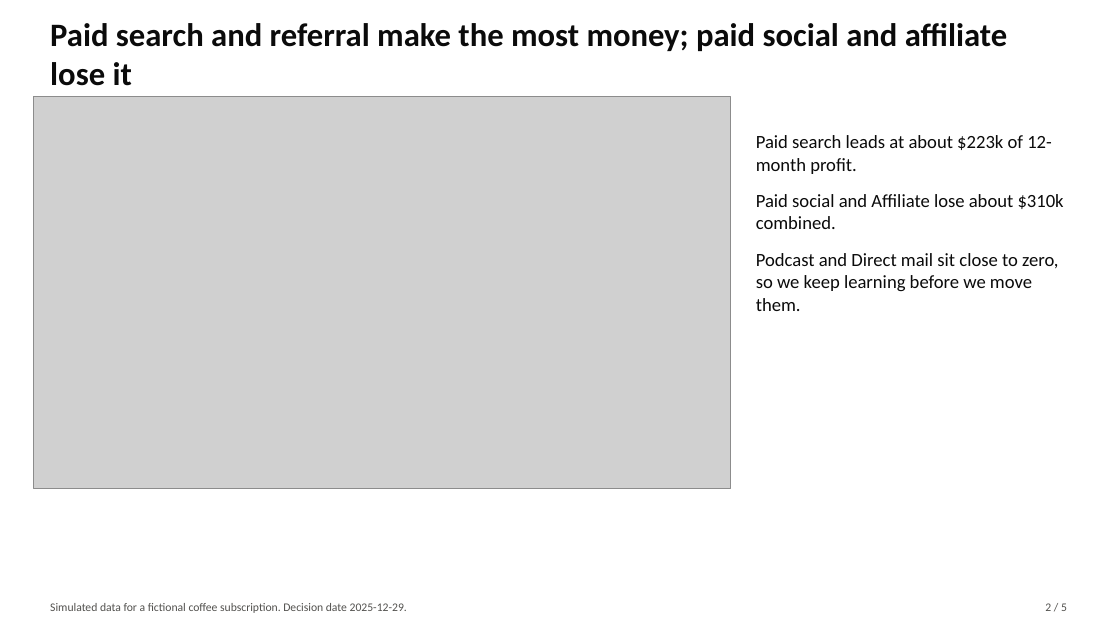
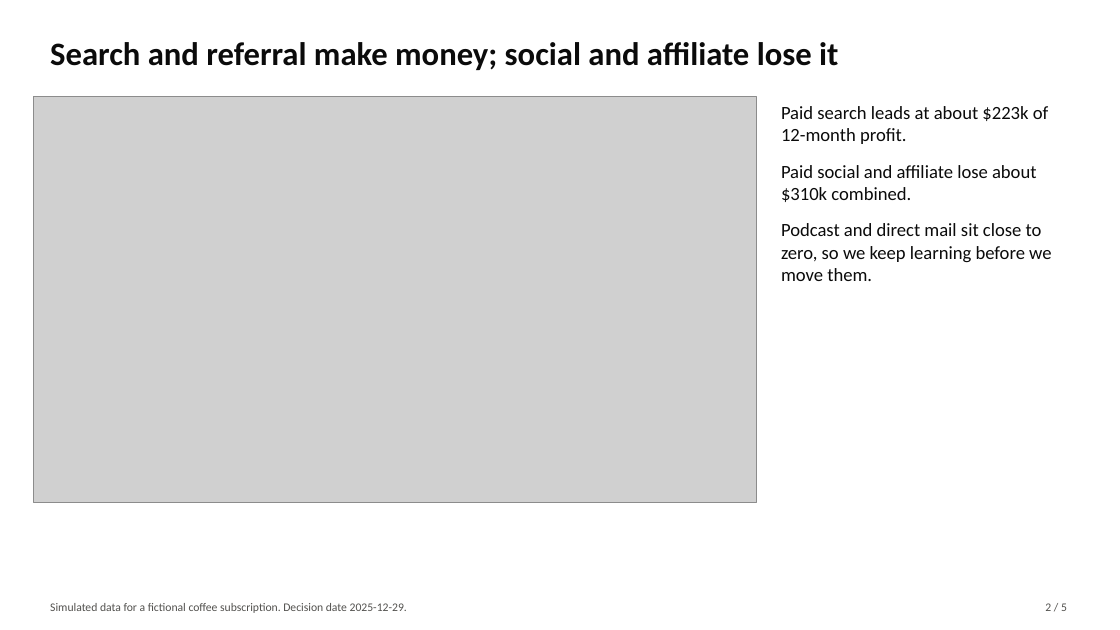
Before and after one commit to danwaseem/acquisition-channel-review, a slide deck: slide 2 of deck/readout.pptx. Drawn at 1120x630 pixels with LibreOffice and Linux fonts; fonts in the diff are those of the drawing; grey boxes stand for pictures. Boxes give left, top, right and bottom in pixels: in the first picture for what was removed or moved away, otherwise in the second. Text is boxed around its words. In the diff, an @@ line names an element or a change of style, - is before the commit and + after.

Commit message:
Polish stakeholder deck and keep tests from rewriting it

```diff
--- a/deck/readout.pptx
+++ b/deck/readout.pptx
@@ text at bbox=[50, 42, 838, 70]: text changed @@
-Paid search and referral make the most money; paid social and affiliate lose it
+Search and referral make money; social and affiliate lose it
@@ picture: place and size @@
-picture at bbox=[34, 97, 731, 489]
+picture at bbox=[34, 97, 756, 503]
@@ text "Paid search leads at about ...": place and size @@
-text "Paid search leads at about ..." at bbox=[756, 135, 1064, 311]
+text "Paid search leads at about ..." at bbox=[781, 106, 1051, 281]
@@ text at bbox=[781, 165, 1051, 281]: text changed @@
-Paid social and Affiliate lose about $310k combined.
-Podcast and Direct mail sit close to zero, so we keep learning before we move them.
+Paid social and affiliate lose about $310k combined.
+Podcast and direct mail sit close to zero, so we keep learning before we move them.
```
Also in this commit, not shown: 4 other slides changed, 7 other files.
